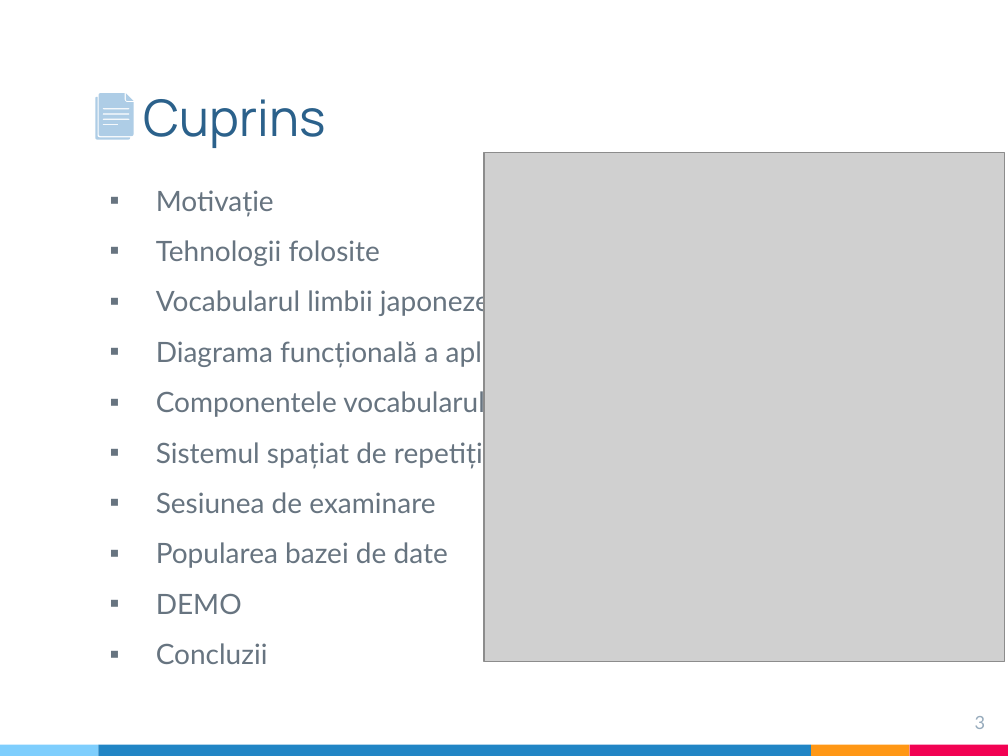
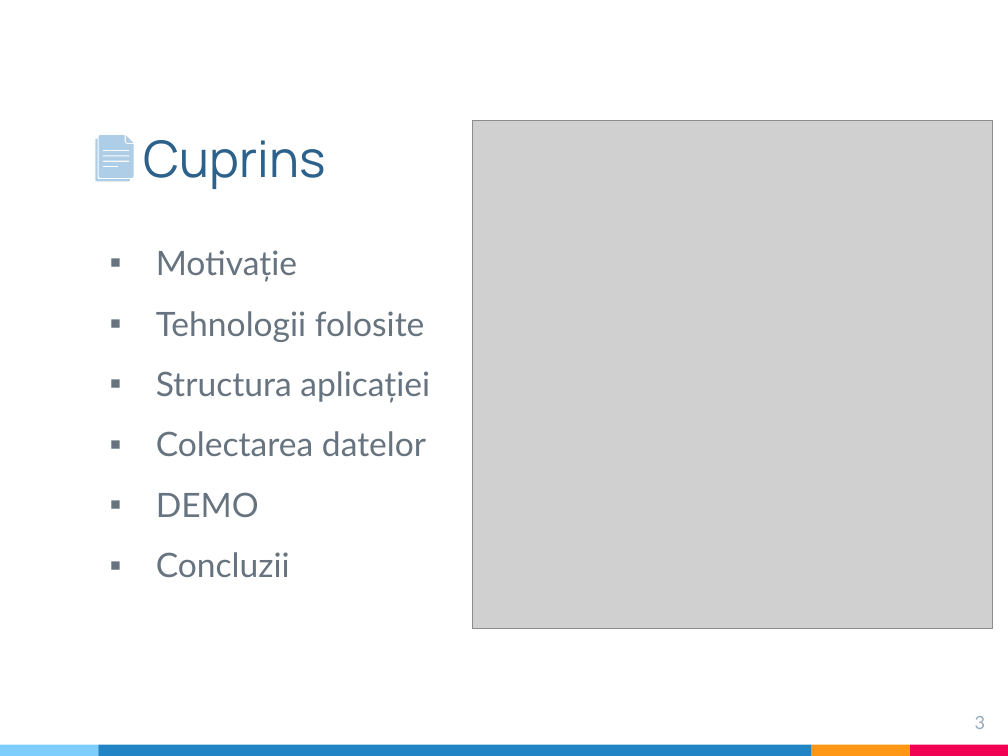
Before and after one commit to TrifanTamara/Foxy, a slide deck: slide 3 of Documentation/Prezentare.pptx. Drawn at 1008x756 pixels with LibreOffice and Linux fonts; fonts in the diff are those of the drawing; grey boxes stand for pictures. Boxes give left, top, right and bottom in pixels: in the first picture for what was removed or moved away, otherwise in the second. Text is boxed around its words. In the diff, an @@ line names an element or a change of style, - is before the commit and + after.

```diff
--- a/Documentation/Prezentare.pptx
+++ b/Documentation/Prezentare.pptx
@@ title "Cuprins": place and size @@
-title "Cuprins" at [144,99,326,148]
+title "Cuprins" at [144,140,326,189]
@@ 3 freeform shapes: place and size @@
-3 freeform shapes at [96,94,134,139]
+3 freeform shapes at [96,135,134,181]
@@ picture: place and size @@
-picture at [484,152,1004,660]
+picture at [472,120,992,628]
@@ text "Motivație": place and size @@
-text "Motivație" at [156,190,554,664]
+text "Motivație" at [156,250,430,577]
@@ text at [156,250,425,577]: size 20 to 24 pt in "Motivație", "Tehnologii folosite", "DEMO", "Concluzii" @@
@@ text at [156,371,430,456]: text changed; size 20 to 24 pt @@
-▪ Vocabularul limbii japoneze
-▪ Diagrama funcțională a aplicației
-▪ Componentele vocabularului
-▪ Sistemul spațiat de repetiție
-▪ Sesiunea de examinare
-▪ Popularea bazei de date
+▪ Structura aplicației
+▪ Colectarea datelor
```
Also in this commit, not shown: 27 other files.
